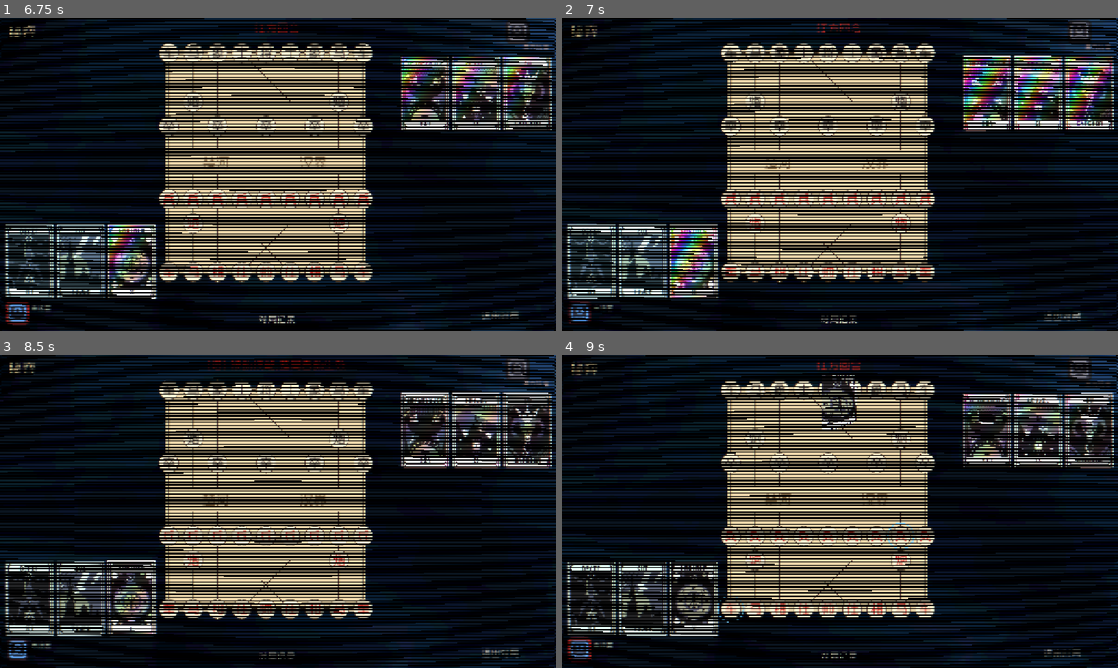
Above: before the commit, frames 1-4 (two rows, left to right).
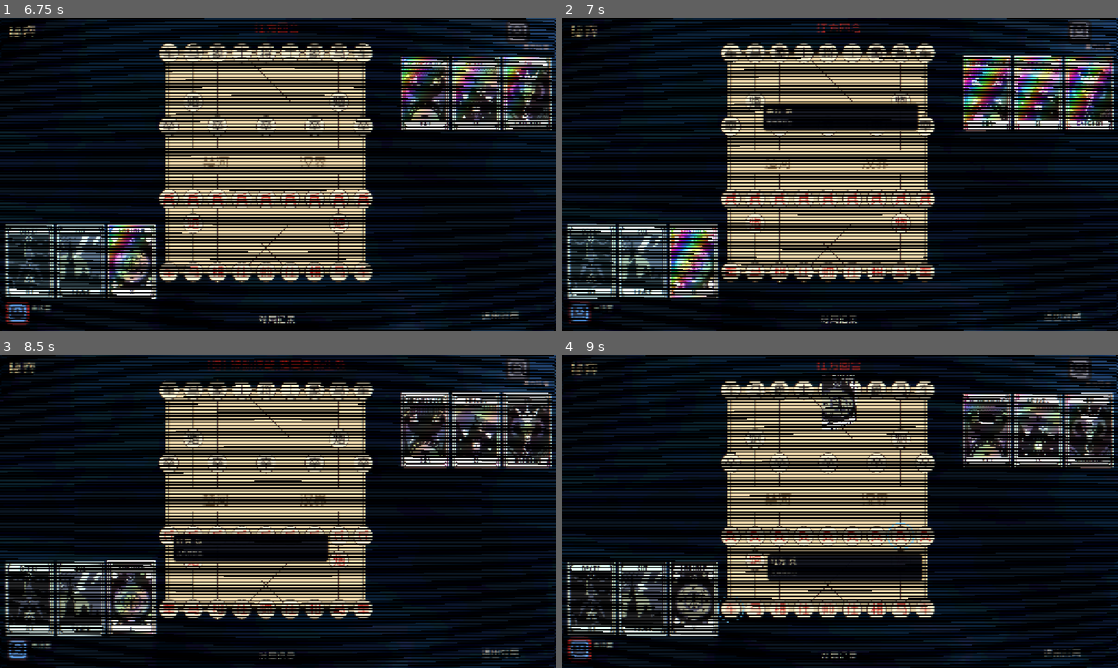
Above: after the commit, the same moments.

Repository: Lurongshika/ChessGame
Game: Godot game, scene res://scenes/game.tscn
Same seed, same stepped clock (60 frames per second), same inputs: the game is played once before the commit and once after it. This scene is started directly instead of the project's main scene.
Inputs (mouse positions are in pixels of both pictures, inside the frame that each line leads up to):
- Up to frame 1 (6.75 s): click "对局记录" at 0.5 s; click "对局记录" at 1.25 s; click "对局记录" at 2 s; tap Enter at 2.75 s; drag from (189, 158) to (333, 105) at 2.77 s; drag from (189, 158) to (250, 237) at 3.52 s; move the mouse to (189, 161) at 4.27 s; tap Tab at 4.35 s; click (189, 161) at 4.42 s; drag from (189, 161) to (111, 127) at 5.02 s; drag from (189, 161) to (305, 174) at 5.77 s; drag from (189, 158) to (194, 96) at 6.52 s
- Up to frame 2 (7 s): no input
- Up to frame 3 (8.5 s): move the mouse to (27, 599) at 7.27 s; tap Tab at 7.35 s; click (27, 599) at 7.42 s; drag from (77, 599) to (166, 527) at 8.02 s
- Up to frame 4 (9 s): drag from (695, 599) to (895, 442) at 8.77 s

Frame 1 is identical in both runs. In frame 2, 1.3% of the frame differs, in the area x 36-65%, y 26-37%; in frame 3, 1.3%; in frame 4, 1.4%, in the area x 36-65%, y 63-73%.

Commit message:
feat: '中毒'状态改名'死亡';鼠标悬停棋子显示状态与剩余回合(跟随鼠标解释框)
- '中毒'状态统一改名'死亡状态'(描述/状态提示)
- tarot_tooltip 新增 show_text(标题+多行正文,跟随鼠标),并加 showing_card 标记(技能卡提示优先,棋子提示不覆盖)
- game._update_piece_tooltip:每帧检测鼠标所在棋盘格,若有棋子则收集其状态(死亡/无敌/隐身/保护/反制/控制等)与剩余回合,用共享解释框显示;双人/四人(draw4)都支持

Diff:
--- a/scripts/game.gd
+++ b/scripts/game.gd
@@ -206,6 +206,8 @@
 var net_wait_label: Label
 var chat: Panel  # 对局聊天栏
 var _tip: Control  # 塔罗牌技能信息悬浮提示(共享)
+var _tip_is_piece := false    # 当前 tooltip 是否显示棋子状态
+var _piece_last_key := ""     # 上次棋子状态内容(避免每帧重建)
 var record_panel: Panel  # 对局记录中心悬浮窗
 var record_btn: Button  # 屏幕下方对局记录按钮
 var record_box: VBoxContainer
@@ -860,7 +862,7 @@
 		"zhanche", "zhanche2":
 			_show_status4("选择己方的车")
 		"siwang":
-			_show_status4("选择对方一子(使其中毒2回合,移动解毒)")
+			_show_status4("选择对方一子(使其进入死亡状态2回合,移动解毒)")
 		"diaodiao", "diaodiao2":
 			_show_status4("选择要控制的对方棋子")
 		"yinzhe":
@@ -1023,7 +1025,7 @@
 func _handle_death_target4(pos: Vector2i, side: int) -> void:
 	var p = board[pos.y][pos.x]
 	if p == null or p["side"] == side:
-		_show_status4("请选择对方的棋子(中毒)")
+		_show_status4("请选择对方的棋子(使其进入死亡状态)")
 		return
 	if siwang_charge4[side] < 3:
 		_show_status4("[死亡] 充能中:己方每被吃 1 子 +1(需 3 点)")
@@ -4379,8 +4381,117 @@
 		position = Vector2(rng.randf_range(-1, 1), rng.randf_range(-1, 1)) * _shake_strength * prog
 	else:
 		position = Vector2.ZERO
-
-
+	# 棋子悬停:查看棋子状态与剩余回合(跟随鼠标解释框)
+	_update_piece_tooltip()
+
+
+# 鼠标悬停棋子时,用共享解释框显示棋子当前状态与剩余回合
+func _update_piece_tooltip() -> void:
+	if _tip == null or phase != Phase.PLAY or replay_mode:
+		return
+	if _tip.get("showing_card") == true:
+		return  # 技能卡提示优先,不覆盖
+	var m := get_viewport().get_mouse_position()
+	var pos: Vector2i
+	var piece = null
+	if four_mode:
+		var c := roundi((m.x - ORIGIN4.x) / CELL4)
+		var r := roundi((m.y - ORIGIN4.y) / CELL4)
+		if c < 0 or c >= GRID4 or r < 0 or r >= GRID4:
+			pos = Vector2i(-1, -1)
+		else:
+			pos = _unrot4(Vector2i(c, r))
+			piece = board[pos.y][pos.x] if R.in_board(pos, board) else null
+	else:
+		var c := roundi((m.x - ORIGIN.x) / CELL)
+		var r := roundi((m.y - ORIGIN.y) / CELL)
+		if flip_board:
+			c = (R.COLS - 1) - c
+			r = (R.ROWS - 1) - r
+		pos = Vector2i(c, r)
+		piece = board[pos.y][pos.x] if R.in_board(pos) else null
+	if piece == null:
+		# 仅当当前显示的是棋子提示时才隐藏(避免误隐藏技能卡提示)
+		if _tip_is_piece:
+			_tip.hide_tip()
+			_tip_is_piece = false
+			_piece_last_key = ""
+		return
+	var title := _piece_display_name(piece)
+	var lines := _piece_status_lines4(pos, piece) if four_mode else _piece_status_lines(pos, piece)
+	var body := "\n".join(lines)
+	var key := title + "|" + body
+	if key == _piece_last_key:
+		return
+	_piece_last_key = key
+	_tip_is_piece = true
+	_tip.show_text(title, body)
+
+
+func _piece_display_name(p: Dictionary) -> String:
+	var side_name: String = ("红方" if p["side"] == R.Side.RED else "黑方") if not four_mode else SIDE_NAMES4[p["side"]]
+	var pn: String = R.PIECE_NAMES[p["type"]] if p["side"] == R.Side.RED else R.PIECE_NAMES_BLACK[p["type"]]
+	return "%s %s" % [side_name, pn]
+
+
+# 收集棋子当前附着状态与剩余回合(死亡/无敌/隐身/保护/反制/控制等)
+func _piece_status_lines(pos: Vector2i, p: Dictionary) -> Array:
+	var side: int = p["side"]
+	var lines: Array = []
+	if poison_map.has(pos):
+		lines.append("死亡状态:剩余 %d 回合(移动解毒,到期摧毁)" % int(poison_map[pos]))
+	if invincible_piece == pos and invincible_piece_turns > 0:
+		lines.append("皇帝无敌:剩余 %d 回合" % invincible_piece_turns)
+	if invincible_side == side and invincible_side_turns > 0:
+		lines.append("皇后无敌:剩余 %d 回合" % invincible_side_turns)
+	if hidden_pieces.has(pos):
+		lines.append("隐身:剩余 %d 回合" % int(hidden_turns.get(pos, 0)))
+	if pope_guarded.has(pos):
+		lines.append("教皇保护(无敌)")
+	if pope_countered.has(pos):
+		lines.append("反制(被吃同归于尽)")
+	if suicide_mark.get("pos") == pos:
+		lines.append("反制(被吃同归于尽)")
+	if counter_side == side:
+		lines.append("反制(被吃同归于尽)")
+	if controlled_piece.get("pos") == pos:
+		lines.append("被倒吊人控制")
+	if death2_poison_active and side != death2_poison_caster:
+		lines.append("死亡逆位:本回合移动将进入死亡状态")
+	if lines.is_empty():
+		lines.append("无特殊状态")
+	return lines
+
+
+# 四人:棋子状态收集
+func _piece_status_lines4(pos: Vector2i, p: Dictionary) -> Array:
+	var side: int = p["side"]
+	var lines: Array = []
+	if poison_map4.has(pos):
+		lines.append("死亡状态:剩余 %d 回合(移动解毒,到期摧毁)" % int(poison_map4[pos]))
+	if invincible_piece4 == pos and invincible_piece_turns4 > 0:
+		lines.append("皇帝无敌:剩余 %d 回合" % invincible_piece_turns4)
+	if invincible_side4 == side and invincible_side_turns4 > 0:
+		lines.append("皇后无敌:剩余 %d 回合" % invincible_side_turns4)
+	if hidden_pieces4.has(pos):
+		lines.append("隐身:剩余 %d 回合" % int(hidden_turns4.get(pos, 0)))
+	if pope_guarded4.has(pos):
+		lines.append("教皇保护(无敌)")
+	if pope_countered4.has(pos):
+		lines.append("反制(被吃同归于尽)")
+	if suicide_mark4.get("pos") == pos:
+		lines.append("反制(被吃同归于尽)")
+	if counter_side4 == side:
+		lines.append("反制(被吃同归于尽)")
+	if controlled_piece4.get("pos") == pos:
+		lines.append("被倒吊人控制")
+	if death2_poison_active4 and side != death2_poison_caster4:
+		lines.append("死亡逆位:本回合移动将进入死亡状态")
+	if lines.is_empty():
+		lines.append("无特殊状态")
+	return lines
+
+# 收集棋子当前附着状态与剩余回合(死亡/无敌/隐身/保护/反制/控制等)
 func _win(side: int, reason := "") -> void:
 	phase = Phase.OVER
 	winner = side
@@ -4984,7 +5095,7 @@
 	death2_poison_active = true
 	death2_poison_caster = side
 	_apply_skill_cd("siwang2", side)
-	status_label.text = "死亡:下回合移动的非己方棋子将中毒3回合"
+	status_label.text = "死亡:下回合移动的非己方棋子将进入死亡状态3回合"
 	_refresh_move_log()
 	queue_redraw()
 	_consume_turn_after_skill()
@@ -5003,7 +5114,7 @@
 		"zhanche", "zhanche2":
 			status_label.text = "选择己方的车"
 		"siwang":
-			status_label.text = "选择对方一子(使其中毒2回合,移动解毒)"
+			status_label.text = "选择对方一子(使其进入死亡状态2回合,移动解毒)"
 		"diaodiao", "diaodiao2":
 			status_label.text = "选择要控制的对方棋子"
 		"yinzhe":
@@ -5127,7 +5238,7 @@
 func _handle_death_target(pos: Vector2i, side: int) -> void:
 	var p = board[pos.y][pos.x]
 	if p == null or p["side"] == side:
-		status_label.text = "请选择对方的棋子(中毒)"
+		status_label.text = "请选择对方的棋子(使其进入死亡状态)"
 		return
 	if siwang_charge[side] < 3:
 		status_label.text = "[死亡] 充能中:己方每被吃 1 子 +1(需 3 点)"
@@ -7591,6 +7702,6 @@
 	death2_poison_active4 = true
 	death2_poison_caster4 = side
 	_apply_skill_cd4("siwang2", side)
-	_show_status4("死亡:下回合移动的非己方棋子将中毒3回合")
+	_show_status4("死亡:下回合移动的非己方棋子将进入死亡状态3回合")
 	queue_redraw()
 	_consume_turn_after_skill4()
--- a/scripts/perks.gd
+++ b/scripts/perks.gd
@@ -19,7 +19,7 @@
 	{"id": "mingyun", "name": "命运之轮", "tip": "主动 · 4回合", "desc": "该回合可额外移动一次(不能连续动同一子)", "cat": "全局"},
 	{"id": "liliang", "name": "力量", "tip": "被动", "desc": "我方主动技能充能/冷却-2", "cat": "全局"},
 	{"id": "diaodiao", "name": "倒吊人", "tip": "主动 · 2回合", "desc": "使用后跳过本回合,在操控己方棋子和非己方棋子间切换(操控非己方棋子时可吃子)", "cat": "全局"},
-	{"id": "siwang", "name": "死亡", "tip": "主动 · 被吃充能3", "desc": "指定对方一子中毒2回合(到期摧毁,移动解毒)", "cat": "全局"},
+	{"id": "siwang", "name": "死亡", "tip": "主动 · 被吃充能3", "desc": "指定对方一子进入死亡状态2回合(到期摧毁,移动解毒)", "cat": "全局"},
 	{"id": "jiezhi", "name": "节制", "tip": "主动", "desc": "跳过该回合,下回合己方追加一额外回合", "cat": "全局"},
 	{"id": "emo", "name": "恶魔", "tip": "被动", "desc": "敌方无法使用同类型的子连续吃掉我方棋子", "cat": "全局"},
 	{"id": "ta", "name": "塔", "tip": "被动 · 开局生效", "desc": "开局额外获得四枚兵;兵从开局即可斜向前吃子(无过河限制)", "cat": "全局"},
@@ -45,7 +45,7 @@
 	{"id": "mingyun2", "name": "命运之轮·逆位", "tip": "主动 · 6回合", "desc": "随机两子进入协同状态(不消耗步数)", "cat": "全局"},
 	{"id": "liliang2", "name": "力量·逆位", "tip": "被动", "desc": "己方充能达到上限后允许继续充能,最多累计至上限的3倍", "cat": "全局"},
 	{"id": "diaodiao2", "name": "倒吊人·逆位", "tip": "主动 · 9回合", "desc": "使用后跳过本回合,下回合起获得所有对方棋子控制权持续三回合(每子每回合限移一次,不能吃子)", "cat": "全局"},
-	{"id": "siwang2", "name": "死亡·逆位", "tip": "主动 · 被吃充能4", "desc": "下回合移动的非己方棋子中毒3回合(到期摧毁,移动解毒)", "cat": "全局"},
+	{"id": "siwang2", "name": "死亡·逆位", "tip": "主动 · 被吃充能4", "desc": "下回合移动的非己方棋子进入死亡状态3回合(到期摧毁,移动解毒)", "cat": "全局"},
 	{"id": "jiezhi2", "name": "节制·逆位", "tip": "主动 · 2回合", "desc": "这回合追加一次行动,跳过下回合", "cat": "全局"},
 	{"id": "emo2", "name": "恶魔·逆位", "tip": "被动", "desc": "被吃子后,只能被该类型棋子攻击,其他棋子攻击无效,持续2回合", "cat": "全局"},
 	{"id": "ta2", "name": "塔·逆位", "tip": "被动 · 开局生效", "desc": "开局失去所有兵;我方所有子可八向移动一格", "cat": "全局"},
--- a/scripts/tarot_tooltip.gd
+++ b/scripts/tarot_tooltip.gd
@@ -14,6 +14,7 @@
 var _perk_id := ""
 var _font: Font
 var pinned := false  # true 时不跟随鼠标(调试/固定展示用)
+var showing_card := false  # 当前是否显示技能卡信息(棋子悬停不该覆盖)
 var _name_label: Label
 var _tip_label: Label
 var _desc_vbox: VBoxContainer
@@ -84,12 +85,41 @@
 	dv.position = Vector2(tx, top + 46.0)
 	add_child(dv)
 
+	showing_card = true
+	visible = true
+	queue_redraw()
+
+
+# 通用文本提示(棋子状态等):标题 + 多行正文,跟随鼠标
+func show_text(title: String, body: String) -> void:
+	hide_tip()
+	showing_card = false
+	_perk_id = "__piece__"
+	var tw := W - PAD * 2
+	var t := _label(title, 16, Color(1, 0.92, 0.72))
+	t.position = Vector2(PAD, 9)
+	t.size = Vector2(tw, 24)
+	add_child(t)
+	var d := _label(body, 11, Color(0.9, 0.88, 0.82))
+	d.autowrap_mode = TextServer.AUTOWRAP_ARBITRARY
+	d.vertical_alignment = VERTICAL_ALIGNMENT_TOP
+	d.size_flags_horizontal = Control.SIZE_EXPAND_FILL
+	var dv := VBoxContainer.new()
+	dv.mouse_filter = Control.MOUSE_FILTER_IGNORE
+	dv.add_child(d)
+	var body_h := maxf(_font.get_multiline_string_size(body, HORIZONTAL_ALIGNMENT_LEFT, tw, 11).y, 18.0)
+	dv.size = Vector2(tw, body_h)
+	dv.custom_minimum_size = Vector2(tw, 0)
+	dv.position = Vector2(PAD, 38)
+	add_child(dv)
+	size = Vector2(W, 38.0 + body_h + PAD)
 	visible = true
 	queue_redraw()
 
 
 func hide_tip() -> void:
 	_perk_id = ""
+	showing_card = false
 	visible = false
 	# 子节点均为纯展示控件(无信号连接),立即释放保证确定性
 	for c in get_children():
